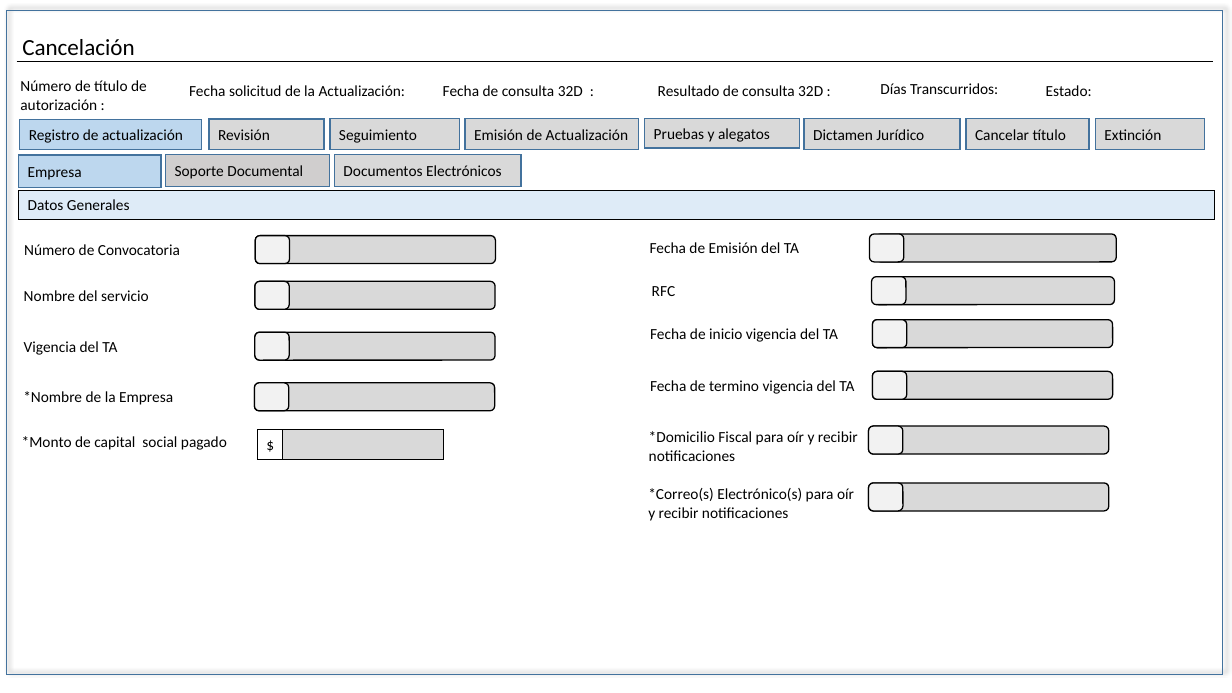
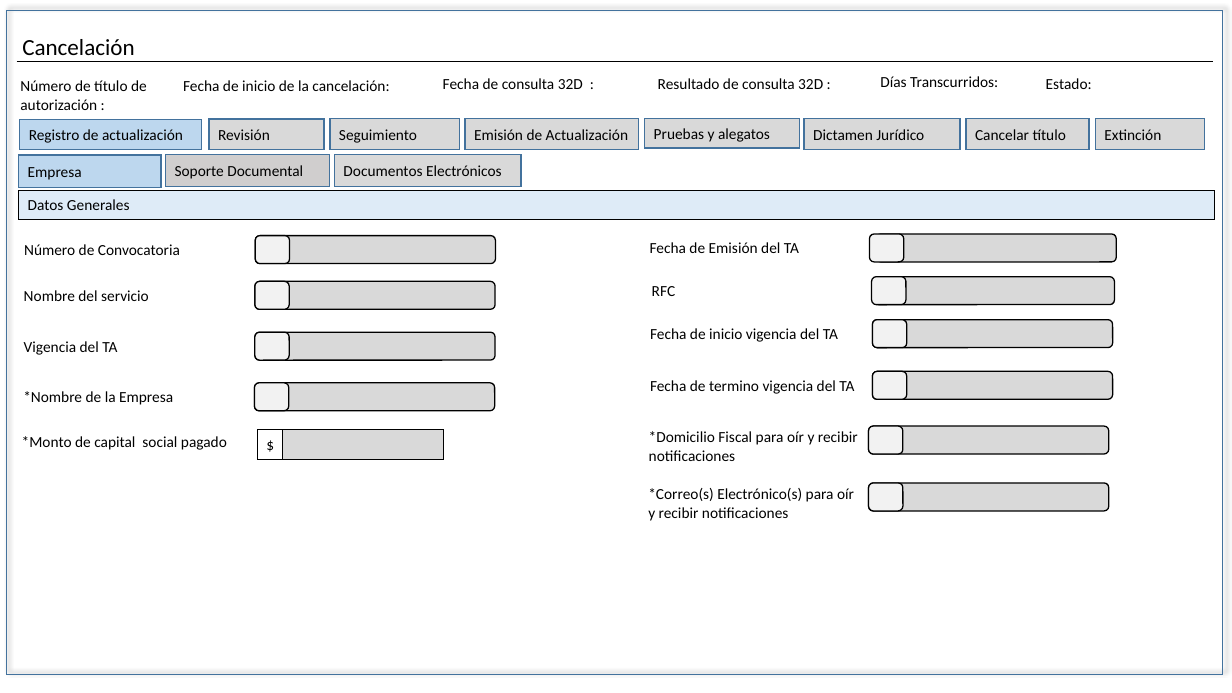
Before and after one commit to EDDIE83/Documentos, a slide deck: slide 14 of TAF 092019/Cancelación.pptx. Drawn at 1232x693 pixels with LibreOffice and Linux fonts; fonts in the diff are those of the drawing. Boxes give left, top, right and bottom in pixels: in the first picture for what was removed or moved away, otherwise in the second. Text is boxed around its words. In the diff, an @@ line names an element or a change of style, - is before the commit and + after.

```diff
--- a/TAF 092019/Cancelación.pptx
+++ b/TAF 092019/Cancelación.pptx
@@ text at box(183, 80, 389, 91): text changed @@
-Fecha solicitud de la Actualización:
+Fecha de inicio de la cancelación:
@@ 4 texts: place and size @@
-4 texts at box(443, 83, 1092, 96)
+4 texts at box(443, 76, 1092, 89)
```
Also in this commit, not shown: 16 other slides changed, 5 other files.
